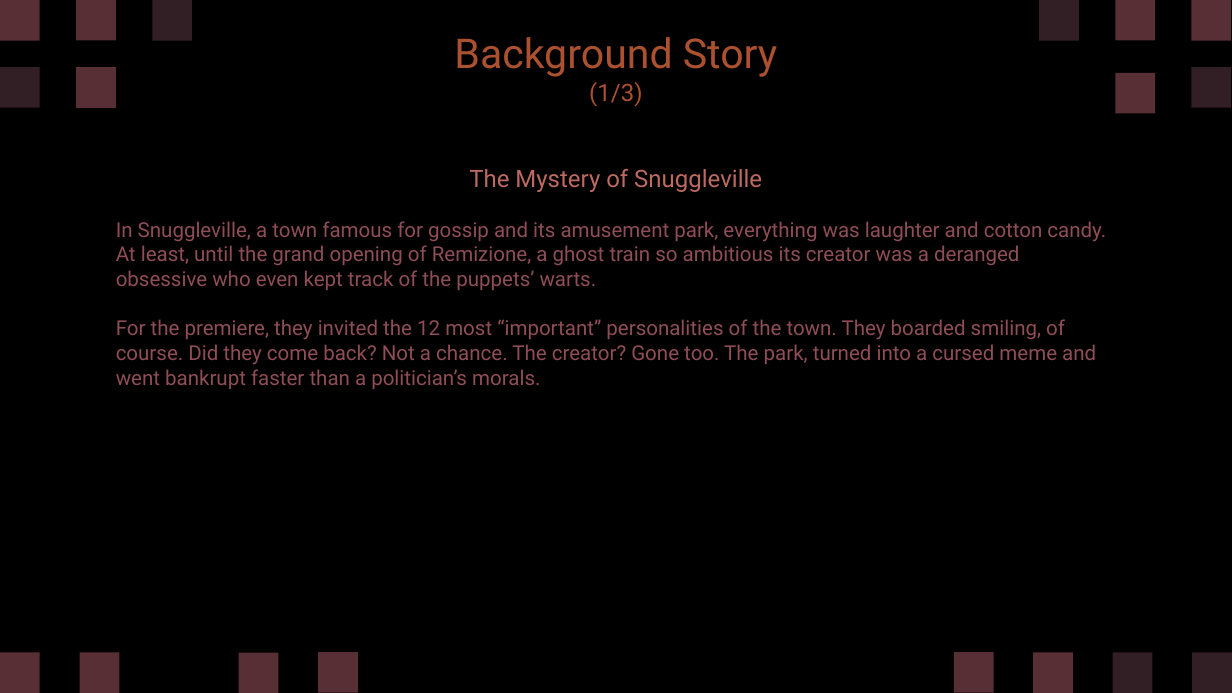
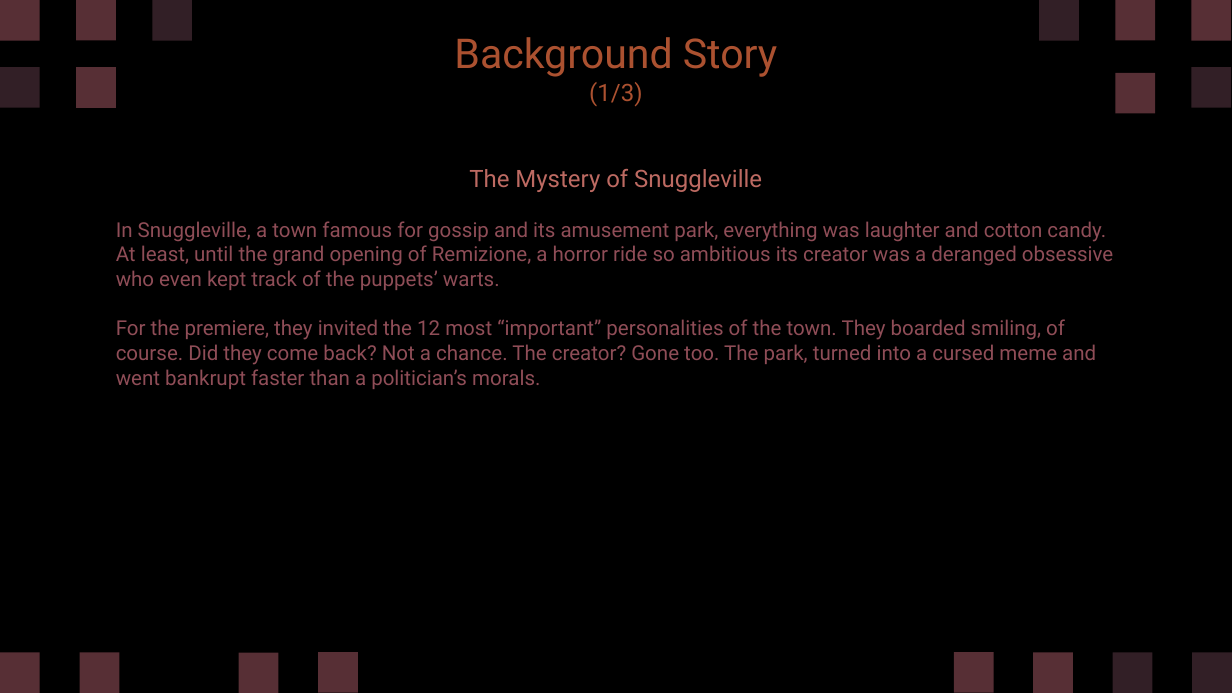
Before and after one commit to diegohcanepa/Remizione, a slide deck: slide 5 of Pitch Deck.pptx. Drawn at 1232x693 pixels with LibreOffice and Linux fonts; fonts in the diff are those of the drawing. Boxes give left, top, right and bottom in pixels: in the first picture for what was removed or moved away, otherwise in the second. Text is boxed around its words. In the diff, an @@ line names an element or a change of style, - is before the commit and + after.

```diff
--- a/Pitch Deck.pptx
+++ b/Pitch Deck.pptx
@@ text at <box>116,221,1113,389</box>: text changed @@
-In Snuggleville, a town famous for gossip and its amusement park, everything was laughter and cotton candy. At least, until the grand opening of Remizione, a ghost train so ambitious its creator was a deranged obsessive who even kept track of the puppets’ warts.
-For the premiere, they invited the 12 most “important” personalities of the town. They boarded smiling, of course. Did they come back? Not a chance. The creator? Gone too. The park, turned into a cursed meme and went bankrupt faster than a politician’s morals.
+In Snuggleville, a town famous for gossip and its amusement park, everything was laughter and cotton candy. At least, until the grand opening of Remizione, a horror ride so ambitious its creator was a deranged obsessive who even kept track of the puppets’ warts.
+For the premiere, they invited the 12 most “important” personalities of the town. They boarded smiling, of course. Did they come back? Not a chance. The creator? Gone too. The park, turned into a cursed meme and went bankrupt faster than a politician’s morals.
```
Also in this commit, not shown: 10 other slides changed, 5 slides added.
